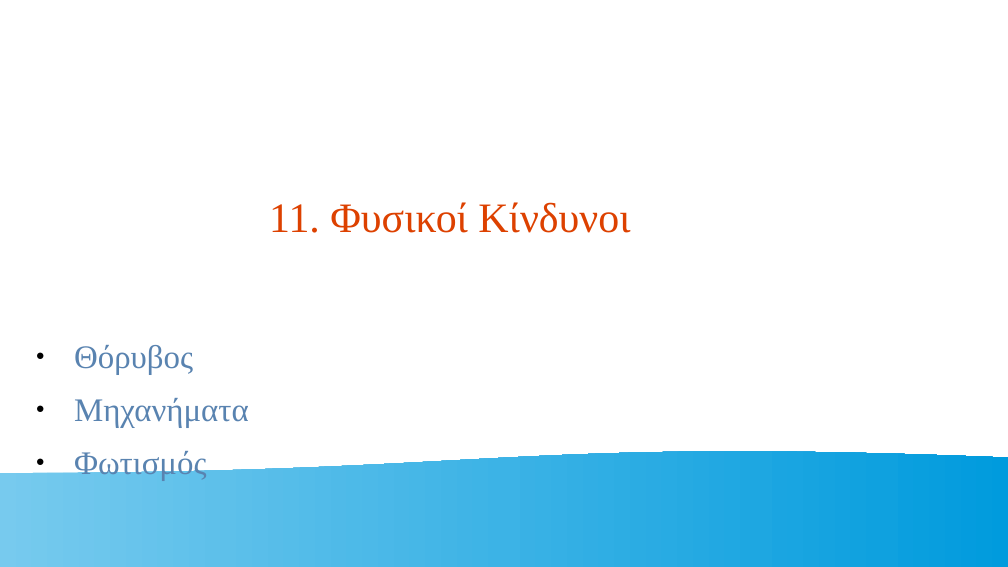
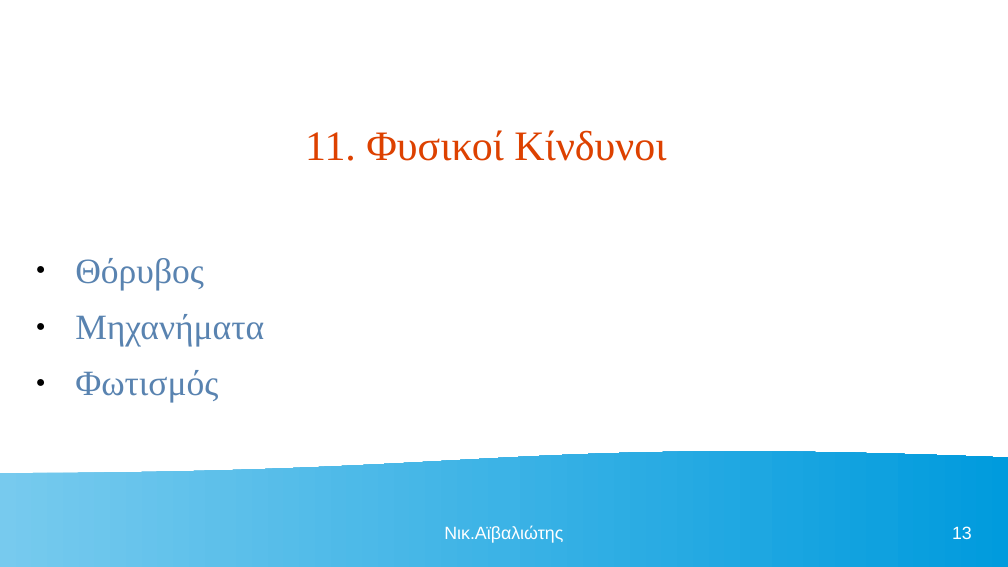
Before and after one commit to nickaiva/epas, a slide deck: slide 13 of ΠΕΡΙΒΑΛΛΟΝ ΕΡΓΑΣΙΑΣ.odp. Drawn at 1008x567 pixels with LibreOffice and Linux fonts; fonts in the diff are those of the drawing. Boxes give left, top, right and bottom in pixels: in the first picture for what was removed or moved away, otherwise in the second. Text is boxed around its words. In the diff, an @@ line names an element or a change of style, - is before the commit and + after.

```diff
--- a/ΠΕΡΙΒΑΛΛΟΝ ΕΡΓΑΣΙΑΣ.odp
+++ b/ΠΕΡΙΒΑΛΛΟΝ ΕΡΓΑΣΙΑΣ.odp
@@ title "11. Φυσικοί Κίνδυνοι" moved from (x1=269, y1=202, x2=630, y2=233) to (x1=305, y1=130, x2=666, y2=161) @@
@@ text "Θόρυβος" moved from (x1=74, y1=345, x2=249, y2=480) to (x1=75, y1=258, x2=264, y2=402) @@
@@ text "Θόρυβος" at (x1=75, y1=258, x2=264, y2=402): size 25.9 to 28 pt @@
@@ text added at (x1=444, y1=526, x2=563, y2=543), 14 pt, text #FFFFFF @@
+Νικ.Αϊβαλιώτης
@@ page number added at (x1=952, y1=526, x2=972, y2=539), 14 pt, text #FFFFFF @@
+13
```
Also in this commit, not shown: 23 other slides changed, 24 slides added, 1 other file.
